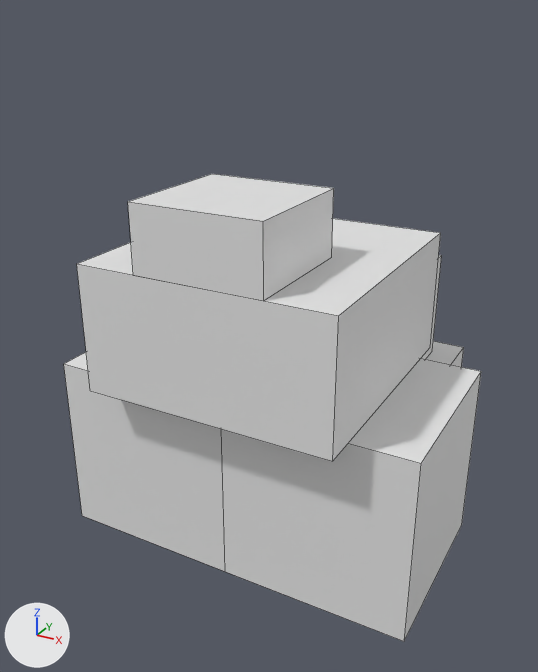
Before and after pictures for a commit that changed the Blender file animation_04_dragon.blend.
One viewpoint serves both versions: a camera (50 mm lens) standing at (10.35, -18.91, 14.55) and looking at (-0.41, 0.66, 4.77). Every picture has the same lights, and +X, +Y and +Z are marked at lower left. The older version comes first. Mesh edges are drawn as thin lines.

The first picture shows 'left_front_leg', 'neck', 'right_front_leg', 'torso' and 2 more.
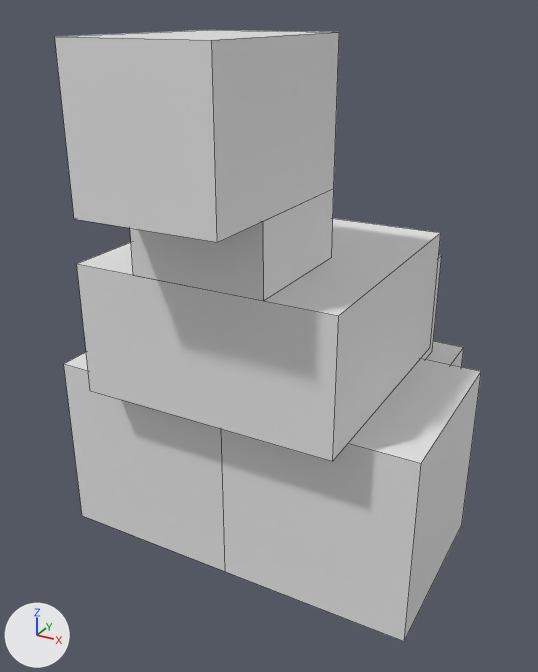
Commit message: Add dragon head

What differs and where, as boxes [x1, y1, x2, y2] in the pictures (538 x 672 px):
'head', added: after [55, 30, 339, 242]

The edits, one by one:
Mesh me_cube_394 is new.
It is a box spanning x -2.0..2.0, y -3.0..3.0, z -2.0..2.0.
Object 'head' (ob_head) is new; it shows me_cube_394.
Its location is (0.0, -3.0, 12.0).
